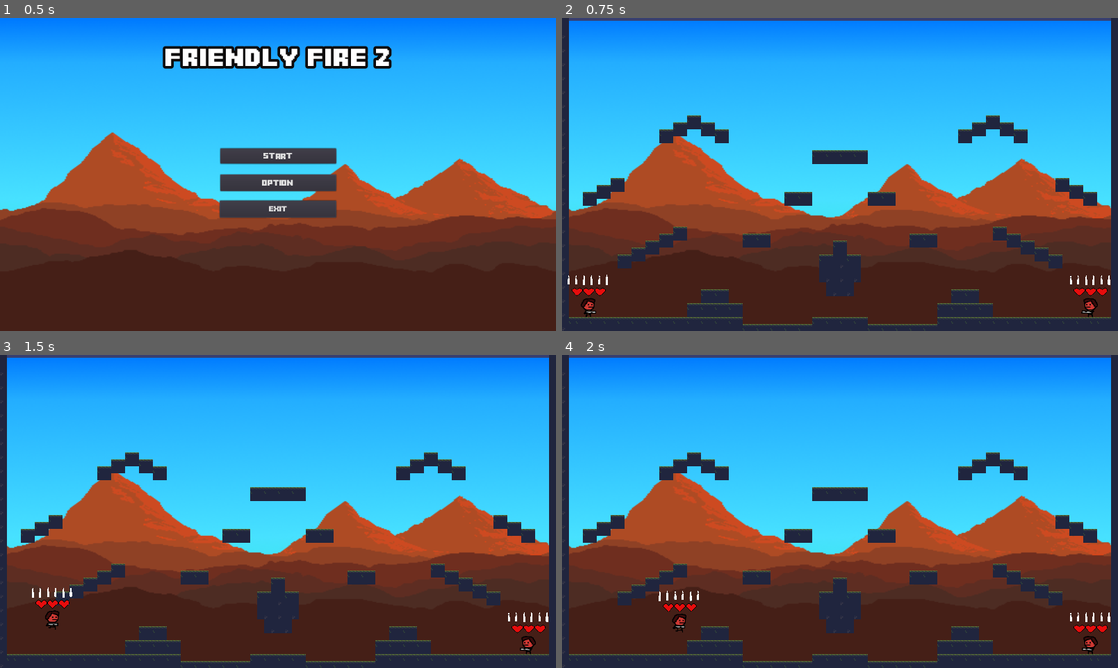
Above: before the commit, frames 1-4 (two rows, left to right).
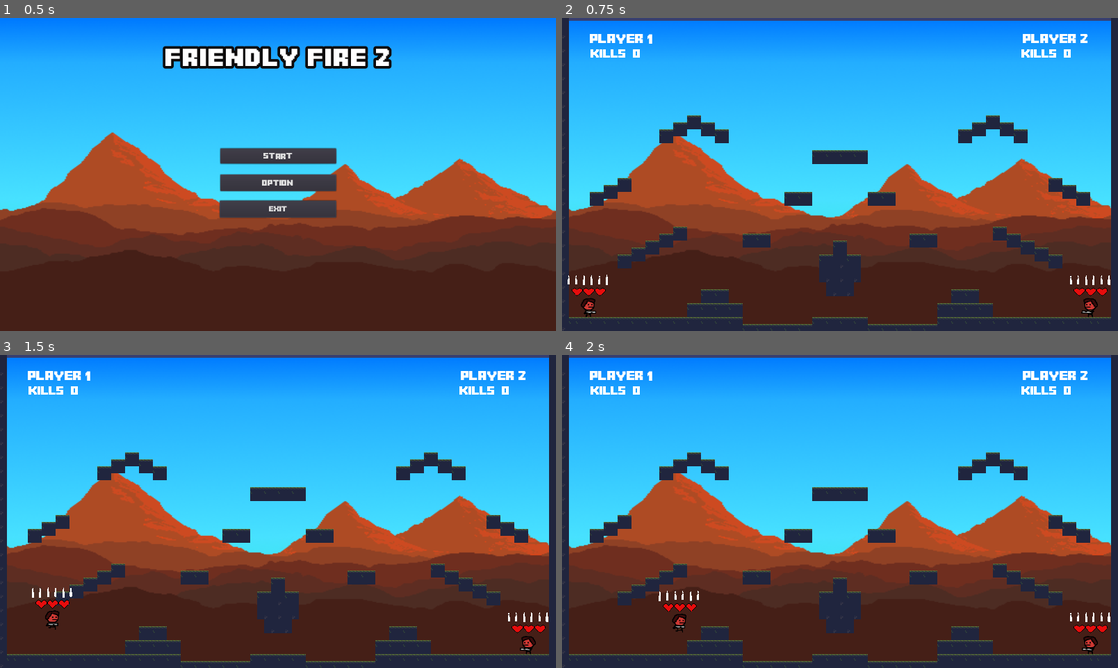
Above: after the commit, the same moments.

Repository: Toefge/InteraktiveSysteme
Game: Godot game, scene res://Menu/Menu.tscn
Same seed, same stepped clock (60 frames per second), same inputs: the game is played once before the commit and once after it.
Inputs (mouse positions are in pixels of both pictures, inside the frame that each line leads up to):
- Up to frame 1 (0.5 s): no input
- Up to frame 2 (0.75 s): click "Start" at 0.5 s
- Up to frame 3 (1.5 s): move the mouse to (400, 495) at 1.27 s; hold D (right) from 1.28 s (still down); tap W (up) at 1.35 s
- Up to frame 4 (2 s): keep holding D (right); tap W (up) at 1.52, 1.82 s

Frame 1 is identical in both runs. In frame 2, 1.2% of the frame differs, in the area x 1-97%, y 5-89%; in frame 3, 1.2%; in frame 4, 1.2%, in the area x 3-97%, y 5-82%.

Commit message:
Death Animation, Respwan und HUD
-Nach dem alle 3 Leben weg sind, fällt der Spieler für eine Sekunde lang um und kann sich nicht bewegen.
-Dann Respawnt er an seiner Ausgangsposition mit vollen Leben.
-Nach dem ein Spieler 3 Kills gemacht hat endet das Spiel.
-Eine HUD zeigt den aktuellen Kill Counter der beiden Spieler an.

Diff:
--- /dev/null
+++ b/HUD/HUD.gd
@@ -0,0 +1,32 @@
+extends CanvasLayer
+
+var killsPlayer1 = 0
+var killsPlayer2 = 0
+
+# Called when the node enters the scene tree for the first time.
+func _ready():
+	pass # Replace with function body.
+
+
+# Called every frame. 'delta' is the elapsed time since the previous frame.
+#func _process(delta):
+#	pass
+
+
+func _on_player1_killed():
+	killsPlayer2 += 1
+	$KillsPlayer2.text = "Kills  "+ str(killsPlayer2)
+	if(killsPlayer2 == 3):
+		winner("Player 2")
+
+func _on_player2_killed():
+	killsPlayer1 += 1
+	$KillsPlayer1.text = "Kills  "+ str(killsPlayer1)
+	if(killsPlayer1 == 3):
+		winner("Player 1")
+
+func winner(playerName):
+	$WinnerLabel.show()
+	$WinnerLabel.text = playerName + " Wins"
+	yield(get_tree().create_timer(5), "timeout")
+	get_tree().change_scene("res://Menu/Menu.tscn")
--- /dev/null
+++ b/HUD/HUD.tscn
@@ -0,0 +1,86 @@
+[gd_scene load_steps=6 format=2]
+
+[ext_resource path="res://assets/MinecraftTitle.ttf" type="DynamicFontData" id=1]
+[ext_resource path="res://HUD/HUD.gd" type="Script" id=2]
+
+[sub_resource type="DynamicFont" id=1]
+size = 30
+font_data = ExtResource( 1 )
+
+[sub_resource type="DynamicFont" id=2]
+size = 26
+font_data = ExtResource( 1 )
+
+[sub_resource type="DynamicFont" id=3]
+size = 60
+font_data = ExtResource( 1 )
+
+[node name="HUD" type="CanvasLayer"]
+script = ExtResource( 2 )
+
+[node name="PlayerName1" type="Label" parent="."]
+anchor_left = 0.05
+anchor_top = 0.05
+anchor_right = 0.05
+anchor_bottom = 0.05
+margin_right = 153.0
+margin_bottom = 23.0
+custom_fonts/font = SubResource( 1 )
+text = "Player 1"
+__meta__ = {
+"_edit_use_anchors_": false
+}
+
+[node name="PlayerName2" type="Label" parent="."]
+anchor_left = 0.95
+anchor_top = 0.05
+anchor_right = 0.95
+anchor_bottom = 0.05
+margin_left = -159.0
+custom_fonts/font = SubResource( 1 )
+text = "Player 2"
+align = 1
+__meta__ = {
+"_edit_use_anchors_": false
+}
+
+[node name="KillsPlayer1" type="Label" parent="."]
+margin_left = 64.0
+margin_top = 72.0
+margin_right = 181.0
+margin_bottom = 92.0
+custom_fonts/font = SubResource( 2 )
+text = "Kills  0"
+align = 1
+__meta__ = {
+"_edit_use_anchors_": false
+}
+
+[node name="KillsPlayer2" type="Label" parent="."]
+anchor_left = 0.9
+anchor_top = 0.1
+anchor_right = 0.9
+anchor_bottom = 0.1
+margin_left = -95.0
+margin_right = 22.0
+margin_bottom = 20.0
+custom_fonts/font = SubResource( 2 )
+text = "Kills  0"
+align = 1
+__meta__ = {
+"_edit_use_anchors_": false
+}
+
+[node name="WinnerLabel" type="Label" parent="."]
+visible = false
+anchor_top = 0.15
+anchor_right = 1.0
+anchor_bottom = 0.15
+margin_bottom = 45.0
+custom_fonts/font = SubResource( 3 )
+text = "Winner"
+align = 1
+valign = 1
+__meta__ = {
+"_edit_use_anchors_": false
+}
--- /dev/null
+++ b/MaxWalljumpHeight.gd
@@ -0,0 +1,16 @@
+extends Position2D
+
+
+# Declare member variables here. Examples:
+# var a = 2
+# var b = "text"
+
+
+# Called when the node enters the scene tree for the first time.
+func _ready():
+	print(get_path())
+
+
+# Called every frame. 'delta' is the elapsed time since the previous frame.
+#func _process(delta):
+#	pass
--- /dev/null
+++ b/SpawnPosition.gd
@@ -0,0 +1,16 @@
+extends Position2D
+
+
+# Declare member variables here. Examples:
+# var a = 2
+# var b = "text"
+
+
+# Called when the node enters the scene tree for the first time.
+func _ready():
+	pass # Replace with function body.
+
+
+# Called every frame. 'delta' is the elapsed time since the previous frame.
+func _process(delta):
+	print(position.x)
--- a/mainGame.tscn
+++ b/mainGame.tscn
@@ -1,8 +1,9 @@
-[gd_scene load_steps=33 format=2]
+[gd_scene load_steps=34 format=2]
 
 [ext_resource path="res://assets/wall.png" type="Texture" id=1]
 [ext_resource path="res://playerMechanics/playerMechanics.tscn" type="PackedScene" id=2]
 [ext_resource path="res://assets/Isometric Tileset.png" type="Texture" id=3]
+[ext_resource path="res://HUD/HUD.tscn" type="PackedScene" id=4]
 [ext_resource path="res://assets/cavesofgallet.png" type="Texture" id=5]
 [ext_resource path="res://assets/backgroundMountainsDay.PNG" type="Texture" id=6]
 
@@ -610,15 +611,15 @@
 "_edit_use_anchors_": false
 }
 
-[node name="TileMap" type="TileMap" parent="."]
+[node name="Map" type="TileMap" parent="."]
 tile_set = SubResource( 27 )
 cell_size = Vector2( 16, 16 )
 cell_quadrant_size = 6
 format = 1
-tile_data = PoolIntArray( -65497, 19, 0, -65496, 19, 0, -654 …(1382 unchanged characters)…  0, 1376335, 7, 0, 1572863, 7, 0, 1507335, 4, 0, 1507399, 4, 0, 1507407, 7, 0, 1572869, 4, 0, 1572937, 4, 0, 1703935, 7, 0, 1638403, 4, 0, 1638432, 4, 0, 1638434, 4, 0, 1638444, 4, 0, 1638446, 4, 0, 1638475, 4, 0, 1638479, 7, 0, 1835007, 7, 0, 17 …(1378 unchanged characters)…
+tile_data = PoolIntArray( -65497, 19, 0, -65496, 19, 0, -654 …(1382 unchanged characters)…  0, 1376335, 7, 0, 1572863, 7, 0, 1507336, 4, 0, 1507398, 4, 0, 1507407, 7, 0, 1572870, 4, 0, 1572936, 4, 0, 1703935, 7, 0, 1638404, 4, 0, 1638432, 4, 0, 1638434, 4, 0, 1638444, 4, 0, 1638446, 4, 0, 1638474, 4, 0, 1638479, 7, 0, 1835007, 7, 0, 17 …(1378 unchanged characters)…
 
 [node name="player1" parent="." instance=ExtResource( 2 )]
-position = Vector2( 59.9767, 672 )
+position = Vector2( 60, 672 )
 
 [node name="player2" parent="." instance=ExtResource( 2 )]
 position = Vector2( 1216, 672 )
@@ -627,3 +628,17 @@
 up = "ui_up"
 shoot = "fire02"
 orientationLeft = true
+
+[node name="MaxWalljumpHeight" type="Position2D" parent="."]
+position = Vector2( 0, 250 )
+
+[node name="HUD" parent="." instance=ExtResource( 4 )]
+
+[node name="SpawnPosition1" type="Position2D" parent="."]
+position = Vector2( 60, 672 )
+
+[node name="SpawnPosition2" type="Position2D" parent="."]
+position = Vector2( 1216, 672 )
+
+[connection signal="killed" from="player1" to="HUD" method="_on_player1_killed"]
+[connection signal="killed" from="player2" to="HUD" method="_on_player2_killed"]
--- a/playerMechanics/playerMechanics.tscn
+++ b/playerMechanics/playerMechanics.tscn
@@ -10,10 +10,13 @@
 [ext_resource path="res://playerMechanics/HitBoxScript.gd" type="Script" id=8]
 [ext_resource path="res://HealthBar/Hp.tscn" type="PackedScene" id=9]
 [ext_resource path="res://HealthBar/HealthBarScript.gd" type="Script" id=10]
-[ext_resource path="res://assets/sPlayer_death_left.png" type="Texture" id=11]
-[ext_resource path="res://assets/sPlayer_death_right.png" type="Texture" id=12]
+[ext_resource path="res://assets/sPlayer_death_1.png" type="Texture" id=11]
+[ext_resource path="res://assets/sPlayer_death_3.png" type="Texture" id=12]
 [ext_resource path="res://Ammo/Ammo.tscn" type="PackedScene" id=13]
 [ext_resource path="res://Ammo/AmmoScript.gd" type="Script" id=14]
+[ext_resource path="res://assets/sPlayer_death_2.png" type="Texture" id=15]
+[ext_resource path="res://assets/sPlayer_death_4.png" type="Texture" id=16]
+[ext_resource path="res://assets/sPlayer_death_5.png" type="Texture" id=18]
 
 [sub_resource type="RectangleShape2D" id=1]
 extents = Vector2( 8.02926, 15.5354 )
@@ -70,6 +73,14 @@
 radius = 7.49603
 height = 26.263
 
+[sub_resource type="SpriteFrames" id=10]
+animations = [ {
+"frames": [ ExtResource( 11 ), ExtResource( 15 ), ExtResource( 12 ), ExtResource( 16 ), ExtResource( 18 ) ],
+"loop": false,
+"name": "death",
+"speed": 14.0
+} ]
+
 [node name="player" type="KinematicBody2D"]
 self_modulate = Color( 0.92549, 0.780392, 0.780392, 1 )
 script = ExtResource( 2 )
@@ -123,13 +134,11 @@
 rect_scale = Vector2( 0.0307513, 0.0282296 )
 script = ExtResource( 10 )
 
-[node name="DeadPlayerLeft" type="Sprite" parent="."]
+[node name="DeadPlayer" type="AnimatedSprite" parent="."]
 visible = false
-texture = ExtResource( 11 )
-
-[node name="DeadPlayerRight" type="Sprite" parent="."]
-visible = false
-texture = ExtResource( 12 )
+position = Vector2( -0.75, -0.614567 )
+frames = SubResource( 10 )
+animation = "death"
 
 [node name="Ammo" parent="." instance=ExtResource( 13 )]
 margin_left = -53.87
--- a/playerMechanics/playerScript.gd
+++ b/playerMechanics/playerScript.gd
@@ -75,7 +75,10 @@
 		if is_jump_interrupted:
 			move.y = fall_speed
 
-		if Input.is_action_just_pressed(up) and not is_on_floor() and nextToWall():
+		if (Input.is_action_just_pressed(up)
+		and not is_on_floor()
+		and nextToWall()
+		and position.y > get_node("/root/game/MaxWalljumpHeight").position.y):
 			if not is_on_floor() and nextToRightWall():
 				move.x = direction.x * speed.x - wallJumpPush
 				move.y = speed.y * direction.y - wallJumpHeight
@@ -111,15 +114,30 @@
 
 func kill():
 	dead = true
-	print("dead")
 	$AnimatedSprite.hide()
 	$Gun.hide()
 	if ($AnimatedSprite.flip_h):
-		$DeadPlayerLeft.show()
+		$DeadPlayer.flip_h = true
+		$DeadPlayer.show()
+		$DeadPlayer.play("death")
 	else:
-		$DeadPlayerRight.show()
-	yield(get_tree().create_timer(3), "timeout")
-	get_tree().change_scene("res://Menu/Menu.tscn")
+		$DeadPlayer.show()
+		$DeadPlayer.play("death")
+
+	yield(get_tree().create_timer(1), "timeout")
+	respawn()
+
+func respawn():
+	dead = false
+	health = max_health
+	if(self.name == "player1"):
+		self.position = get_node("/root/game/SpawnPosition1").position
+	else:
+		self.position = get_node("/root/game/SpawnPosition2").position
+	$DeadPlayer.hide()
+	$HealthBar._on_health_updated()
+	$AnimatedSprite.show()
+	$Gun.show()
 
 func _set_health(value):
 	var prev_health = health
--- a/project.godot
+++ b/project.godot
@@ -82,7 +82,7 @@
 }
 fire02={
 "deadzone": 0.5,
-"events": [ Object(InputEventKey,"resource_local_to_scene":false,"resource_name":"","device":0,"alt":false,"shift":false,"control":false,"meta":false,"command":false,"pressed":false,"scancode":16777221,"unicode":0,"echo":false,"script":null)
+"events": [ Object(InputEventKey,"resource_local_to_scene":false,"resource_name":"","device":0,"alt":false,"shift":false,"control":false,"meta":false,"command":false,"pressed":false,"scancode":16777238,"unicode":0,"echo":false,"script":null)
  ]
 }
 Reload={
Binary file changed: assets/sPlayer.png
Binary file added: assets/sPlayer_death_1.png
Not shown, added: assets/sPlayer_death_1.png.import
Binary file added: assets/sPlayer_death_2.png
Not shown, changed: assets/sPlayer_death_2.png.import
Binary file added: assets/sPlayer_death_3.png
Not shown, added: assets/sPlayer_death_3.png.import
Binary file added: assets/sPlayer_death_4.png
Not shown, changed: assets/sPlayer_death_4.png.import
Binary file added: assets/sPlayer_death_5.png
Not shown, added: assets/sPlayer_death_5.png.import
Binary file added: assets/sPlayer_death_6.png
(and 4 more such lines)
